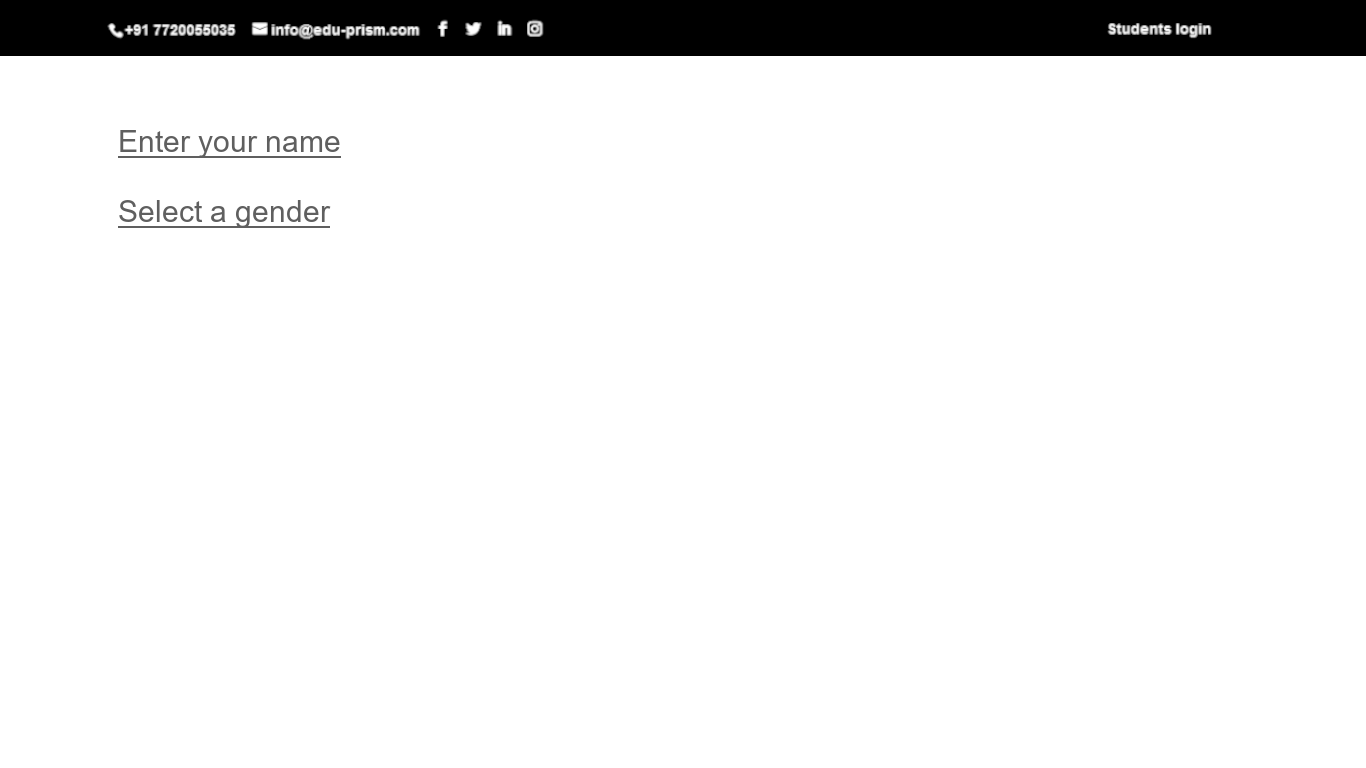
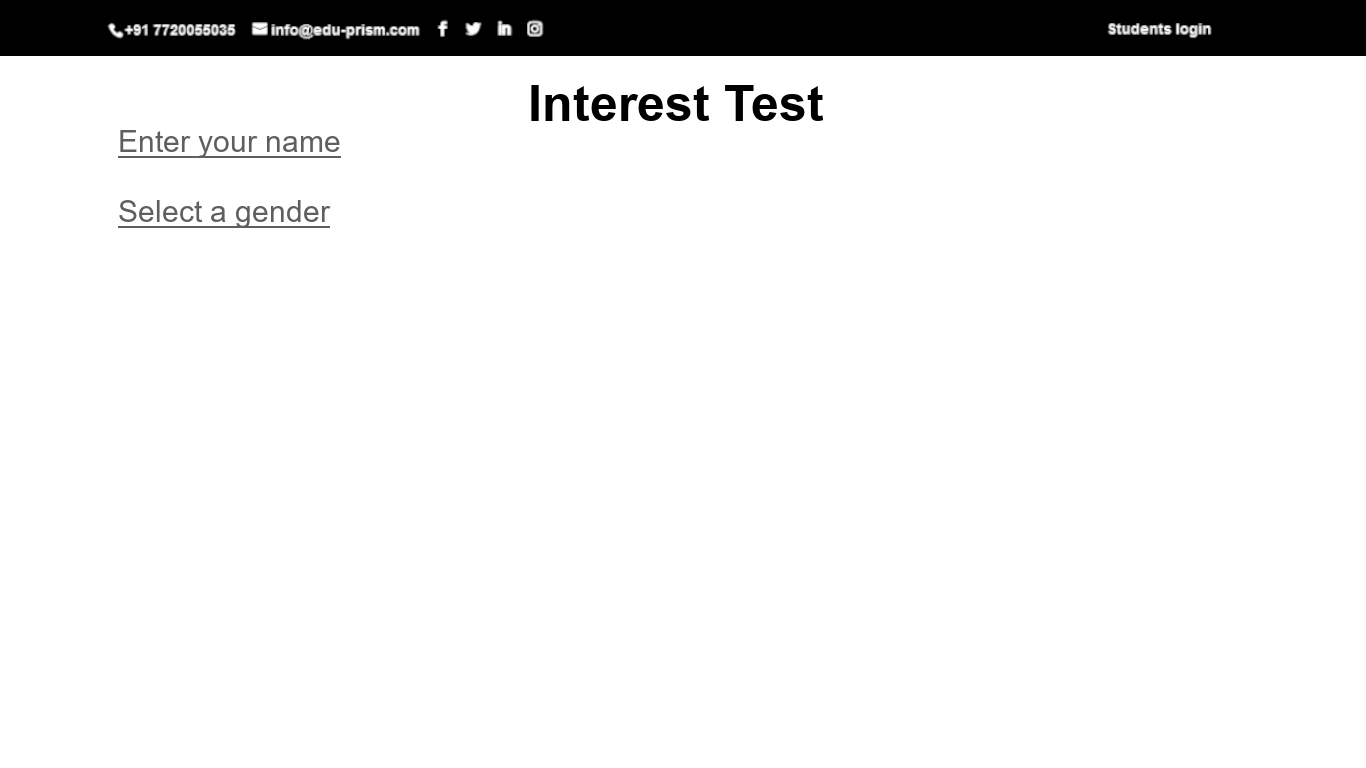
Layer changes from the first 1366×768 image to the second:
added layer "Interest Test" above "Select a gender" over bbox(531, 85, 823, 121)
